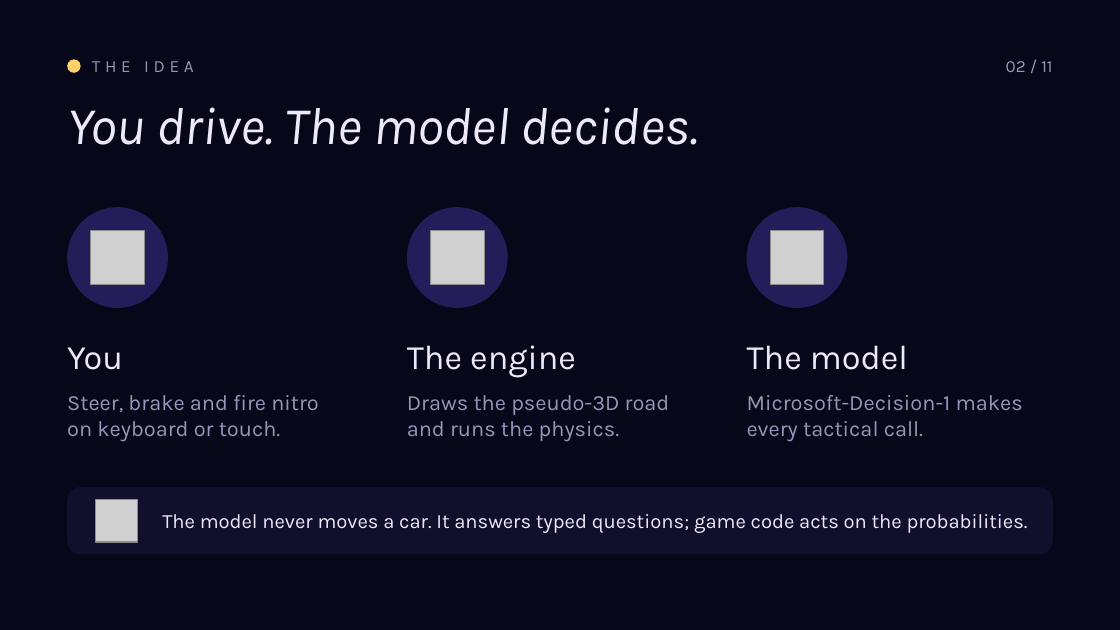
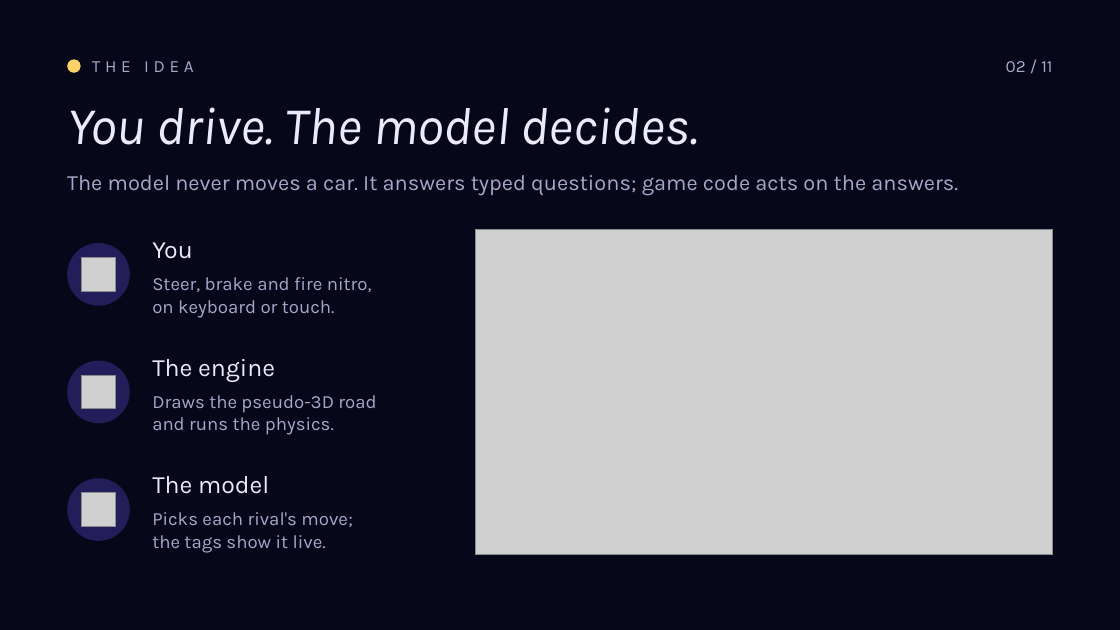
Before and after one commit to roryp/racing, a slide deck: slide 2 of docs/luna-gp-deck.pptx. Drawn at 1120x630 pixels with LibreOffice and Linux fonts; fonts in the diff are those of the drawing; grey boxes stand for pictures. Boxes give left, top, right and bottom in pixels: in the first picture for what was removed or moved away, otherwise in the second. Text is boxed around its words. In the diff, an @@ line names an element or a change of style, - is before the commit and + after.

```diff
--- a/docs/luna-gp-deck.pptx
+++ b/docs/luna-gp-deck.pptx
@@ text "THE IDEA" at (92, 61, 194, 72): text colour #9A95B8 to #ABA6C8 @@
@@ text "02 / 11" at (1006, 61, 1052, 72): text colour #9A95B8 to #ABA6C8 @@
@@ text at (67, 175, 958, 196): text changed; size 13 to 14 pt; text colour #ECE9F8 to #ABA6C8 @@
-The model never moves a car. It answers typed questions; game code acts on the probabilities.
+The model never moves a car. It answers typed questions; game code acts on the answers.
@@ ellipse removed at (407, 207, 507, 308) @@
@@ ellipse removed at (747, 207, 848, 308) @@
@@ text "You": place and size @@
-text "You" at (67, 347, 123, 370)
+text "You" at (152, 242, 193, 259)
@@ picture added at (475, 230, 1053, 554) @@
@@ ellipse: place and size @@
-ellipse at (67, 207, 168, 308)
+ellipse at (67, 243, 130, 306)
@@ picture: place and size @@
-picture at (91, 231, 144, 284)
+picture at (82, 258, 115, 291)
@@ text at (152, 277, 372, 292): text changed; size 14 to 12 pt; text colour #9A95B8 to #ABA6C8 @@
-Steer, brake and fire nitro
+Steer, brake and fire nitro,
@@ text "Steer, brake and fire nitro,": place and size @@
-text "Steer, brake and fire nitro," at (67, 395, 319, 442)
+text "Steer, brake and fire nitro," at (152, 277, 372, 318)
@@ text at (152, 300, 335, 318): size 14 to 12 pt, text colour #9A95B8 to #ABA6C8 in "on keyboard or touch." @@
@@ text "The engine": place and size @@
-text "The engine" at (407, 345, 576, 378)
+text "The engine" at (152, 359, 275, 382)
@@ ellipse added at (67, 361, 130, 423), fill #231E5A @@
@@ picture: place and size @@
-picture at (430, 231, 484, 284)
+picture at (82, 375, 115, 409)
@@ text "Draws the pseudo-3D road": place and size @@
-text "Draws the pseudo-3D road" at (407, 395, 670, 442)
+text "Draws the pseudo-3D road" at (152, 395, 376, 435)
@@ text "Draws the pseudo-3D road" at (152, 395, 376, 435): size 14 to 12 pt, text colour #9A95B8 to #ABA6C8 @@
@@ text removed at (747, 395, 1023, 442) @@
-Microsoft-Decision-1 makes
-every tactical call.
@@ ellipse added at (67, 478, 130, 541), fill #231E5A @@
@@ size 22 to 16 pt in 3 elements at (152, 359, 275, 382), (152, 242, 193, 259), (152, 476, 269, 494) @@
@@ text "The model": place and size @@
-text "The model" at (747, 345, 908, 370)
+text "The model" at (152, 476, 269, 494)
@@ rounded rectangle removed at (67, 487, 1053, 554) @@
@@ picture: place and size @@
-picture at (771, 231, 824, 284)
+picture at (82, 493, 115, 526)
@@ picture removed at (95, 500, 138, 542) @@
@@ text added at (152, 512, 352, 553), 12 pt, text #ABA6C8 @@
+Picks each rival's move;
+the tags show it live.
```
Also in this commit, not shown: 10 other slides changed, 3 other files.
